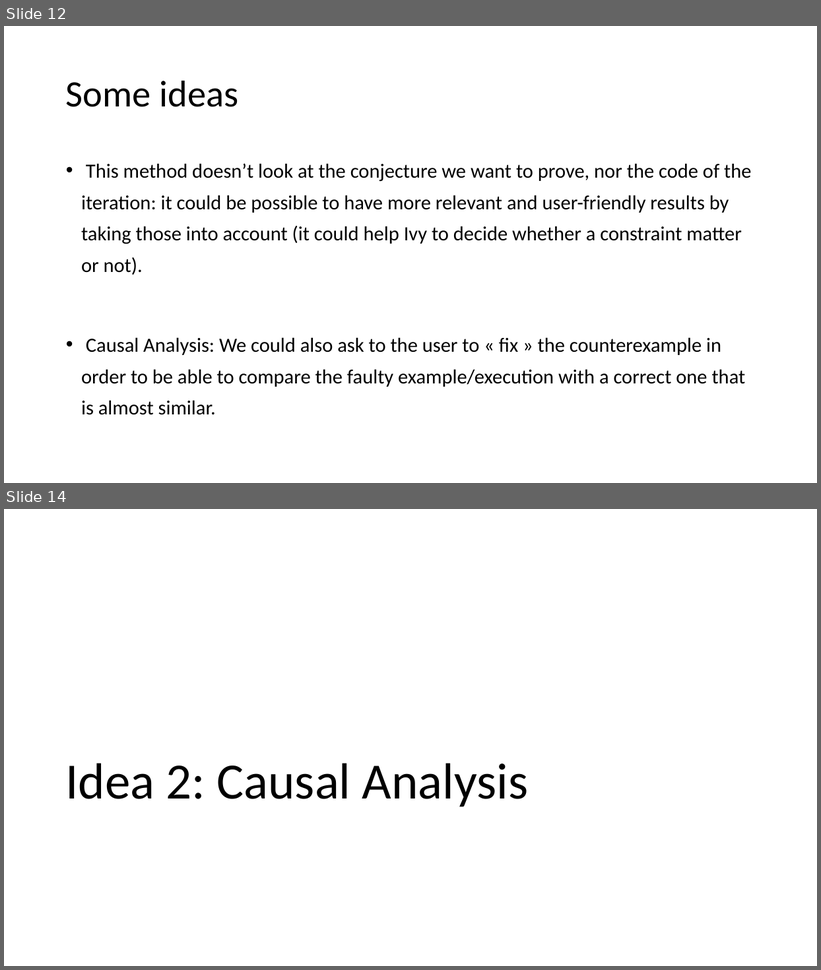
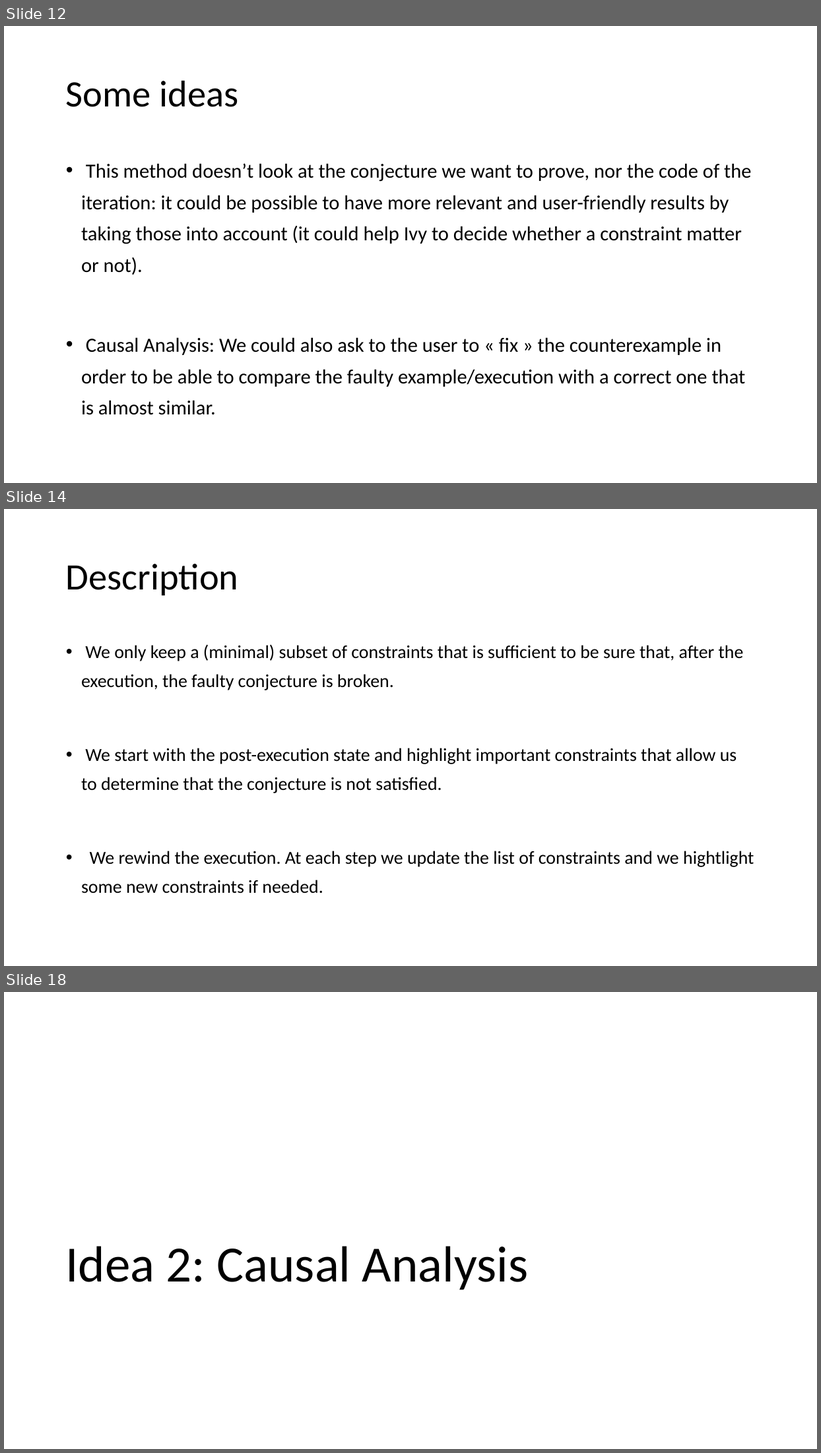
Before and after one commit to tjhance/ivy-research, a slide deck: interactive_proof/counterexample_generalization.pptx. Shown one above the other, each under a label of ours: slides 12 and 14 before the commit, slides 12, 14 and 18 after it; the slides between them are not shown. The pictures are 821x970 and 821x1453 pixels, drawn with LibreOffice and Linux fonts; fonts in the diff are those of the drawing. Boxes give left, top, right and bottom in pixels: in the first picture for what was removed or moved away, otherwise in the second. Text is boxed around its words. In the diff, an @@ line names an element or a change of style, - is before the commit and + after.

```diff
--- a/interactive_proof/counterexample_generalization.pptx
+++ b/interactive_proof/counterexample_generalization.pptx
@@ slide 14 added at (x1=4, y1=509, x2=817, y2=966), background #FFFFFF @@
@@ title added at (x1=66, y1=564, x2=239, y2=595), 44 pt, text #000000 @@
+Description
@@ text added at (x1=81, y1=644, x2=754, y2=894), 21.7 pt, text #000000 @@
+• We only keep a (minimal) subset of constraints that is sufficient to be sure that, after the execution, the faulty conjecture is broken.
+• We start with the post-execution state and highlight important constraints that allow us to determine that the conjecture is not satisfied.
+• We rewind the execution. At each step we update the list of constraints and we hightlight some new constraints if needed.
@@ what was slide 14 is now slide 18 @@
```
Also in this commit, not shown: 1 slide changed, 3 other slides added.
